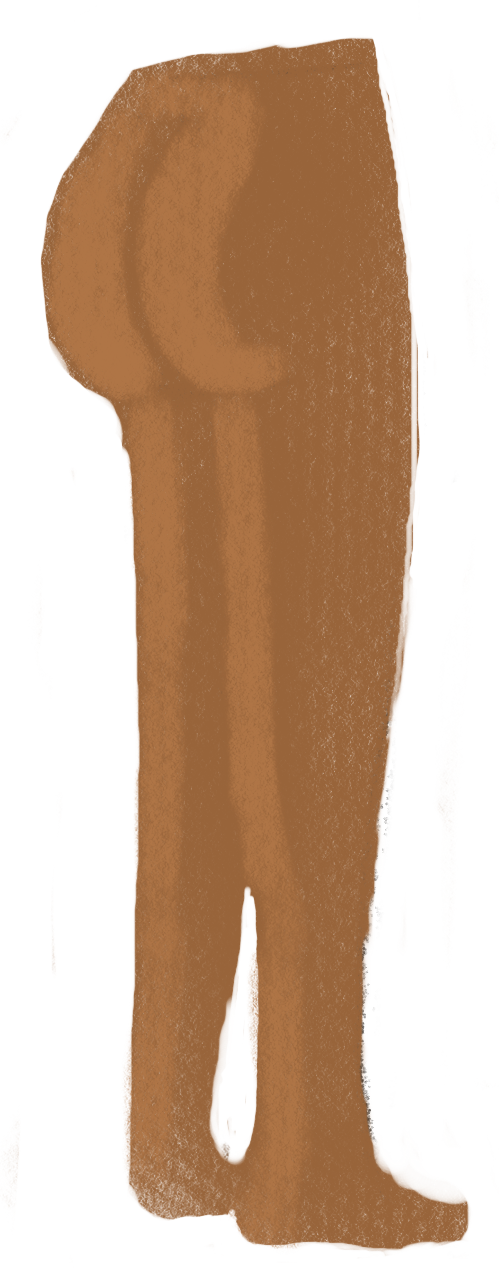
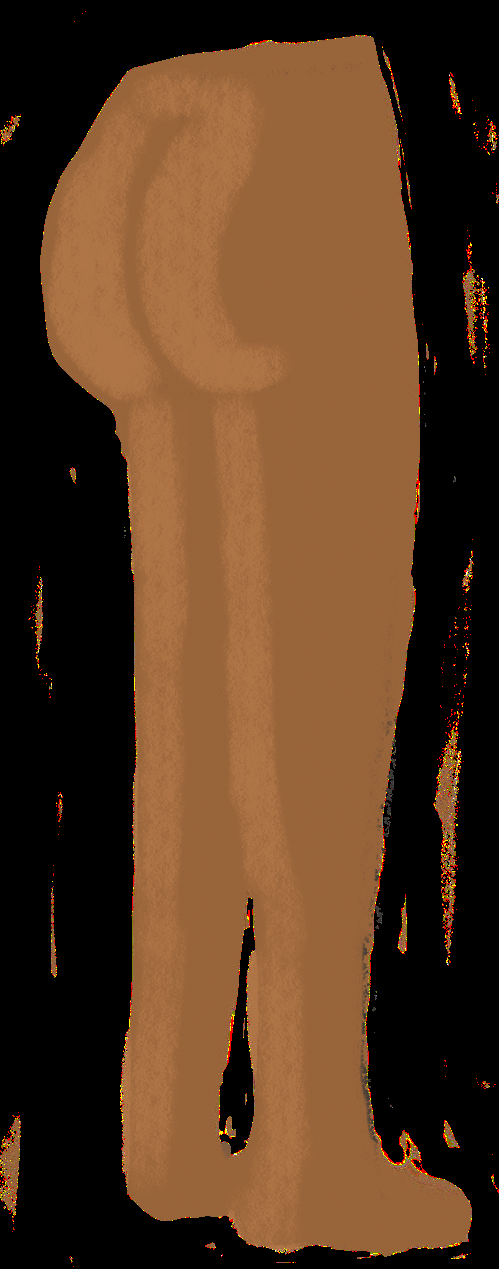
Layer changes from the first 499×1269 image to the second:
hid "Background" over [0, 0, 499, 1269]
